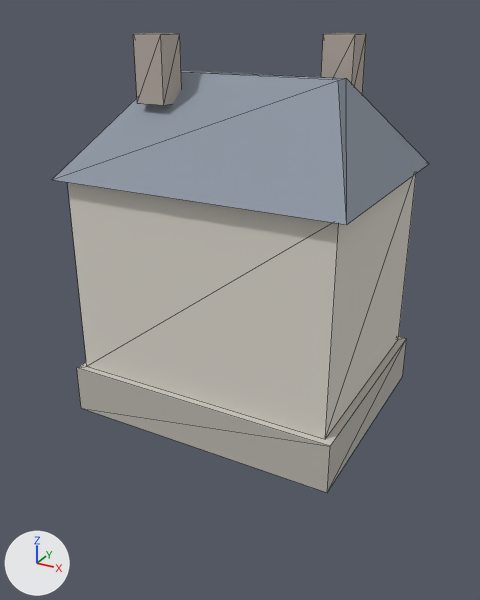
The glTF model godot/assets/models/bldg_north_mansard.glb as it was, and as the next commit left it.
Both versions are drawn from a camera (50 mm lens) standing at (1.22, -2.29, 1.59) and looking at (-0.01, -0.06, 0.47). The axes (+X, +Y, +Z) are drawn at lower left. The lights are the same throughout. The older version comes first. Mesh edges are drawn as thin lines. Vertices at exactly the same position are counted once.
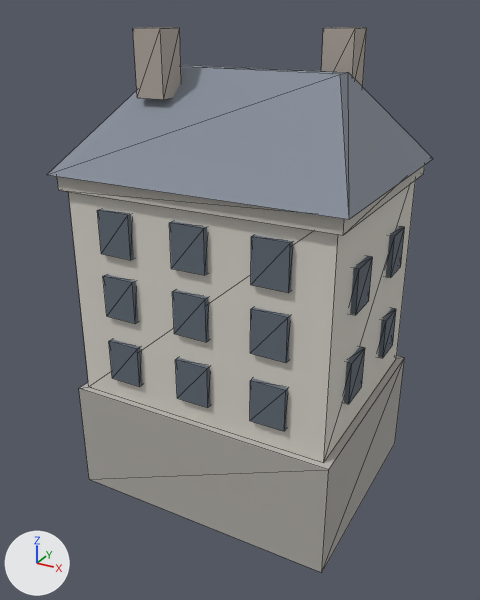
Location of each change, [x1, y1, x2, y2] in pixels of the pictures (480 x 600 px; the box of a moved part takes in the faces that stretch with it):
'Mesh_0', reshaped (19% taller)
    before: [52, 33, 429, 492]
    after: [47, 27, 433, 572]
part 1 of me_mesh_0, moved or reshaped
    before: [77, 336, 407, 492]
    after: [79, 356, 405, 572]
part 2 of me_mesh_0, moved or reshaped
    before: [68, 174, 416, 439]
    after: [69, 181, 415, 462]
part 3 of me_mesh_0, moved or reshaped
    before: [133, 33, 182, 105]
    after: [57, 165, 425, 235]
part 4 of me_mesh_0, moved or reshaped (not visible afterwards)
    before: [321, 33, 366, 94]
part 5 of me_mesh_0, added
    after: [109, 339, 143, 387]
part 6 of me_mesh_0, added
    after: [175, 358, 211, 408]
part 7 of me_mesh_0, added
    after: [250, 378, 288, 431]
part 8 of me_mesh_0, added
    after: [103, 274, 138, 324]
part 9 of me_mesh_0, added
    after: [172, 290, 209, 342]
part 10 of me_mesh_0, added
    after: [250, 307, 290, 363]
part 11 of me_mesh_0, added
    after: [97, 209, 134, 260]
part 12 of me_mesh_0, added
    after: [169, 221, 208, 275]
part 13 of me_mesh_0, added (blue)
    after: [251, 235, 293, 293]
part 14 of me_mesh_0, added
    after: [378, 308, 396, 358]
part 15 of me_mesh_0, added
    after: [344, 346, 365, 404]
part 16 of me_mesh_0, added
    after: [386, 226, 405, 278]
part 17 of me_mesh_0, added
    after: [350, 256, 373, 315]
part 18 of me_mesh_0, moved or reshaped
    before: [52, 70, 429, 225]
    after: [47, 65, 433, 219]
part 19 of me_mesh_0, added
    after: [133, 27, 181, 100]
part 20 of me_mesh_0, added
    after: [321, 27, 367, 87]

The change, as a list of edits to the scene's bpy script:
```text
Change me_mesh_0:
    remove me_mesh_0.from_pydata(...)  # 40 vertices, 50 faces; spans x -0.58..0.58, y -0.48..0.48, z 0.0..1.5
    add me_mesh_0.from_pydata(...)  # 256 vertices, 320 faces; spans x -0.59..0.59, y -0.49..0.49, z -0.38..1.52
    me_mesh_0 part 1: the loose piece of 8 vertices spanning x -0.57..0.57, y -0.47..0.47, z 0.0..0.2 is scaled about its middle by (1, 1, 2.4), then moved by (0.0, 0.0, -0.24)
    me_mesh_0 part 2: the loose piece of 8 vertices spanning x -0.54..0.54, y -0.44..0.44, z 0.2..1.0 is scaled about its middle by (1, 1, 1.15), then moved by (0.0, 0.0, -0.04)
    me_mesh_0 part 3: the loose piece of 8 vertices spanning x -0.36..-0.24, y -0.22..-0.1, z 1.26..1.5 is scaled about its middle by (9.42, 7.75, 0.25), then moved by (0.3, 0.16, -0.39)
    me_mesh_0 part 4: the loose piece of 8 vertices spanning x 0.24..0.36, y 0.1..0.22, z 1.26..1.5 is scaled about its middle by (1.17, 0.25, 0.708), then moved by (-0.62, 0.29, -1.1)
    me_mesh_0 part 5: the loose piece of 8 vertices spanning x -0.36..-0.24, y -0.22..-0.1, z 1.26..1.5 is copied, and the copy is scaled about its middle by (1.17, 0.25, 0.708), then moved by (-0.02, -0.29, -1.1); it spans x -0.39..-0.25, y -0.46..-0.43, z 0.19..0.37
    me_mesh_0 part 6: the loose piece of 8 vertices spanning x -0.57..0.57, y -0.47..0.47, z 0.0..0.2 is copied, and the copy is scaled about its middle by (0.123, 0.0319, 0.85), then moved by (0.0, -0.45, 0.18); it spans x -0.07..0.07, y -0.46..-0.43, z 0.19..0.37
    me_mesh_0 part 7: the loose piece of 8 vertices spanning x -0.57..0.57, y -0.47..0.47, z 0.0..0.2 is copied, and the copy is scaled about its middle by (0.123, 0.0319, 0.85), then moved by (0.32, -0.45, 0.18); it spans x 0.25..0.39, y -0.46..-0.43, z 0.19..0.37
    me_mesh_0 part 8: the loose piece of 8 vertices spanning x -0.36..-0.24, y -0.22..-0.1, z 1.26..1.5 is copied, and the copy is scaled about its middle by (1.17, 0.25, 0.708), then moved by (-0.02, -0.29, -0.82); it spans x -0.39..-0.25, y -0.46..-0.43, z 0.47..0.64
    me_mesh_0 part 9: the loose piece of 8 vertices spanning x -0.54..0.54, y -0.44..0.44, z 0.2..1.0 is copied, and the copy is scaled about its middle by (0.13, 0.0341, 0.212), then moved by (0.0, -0.45, -0.04); it spans x -0.07..0.07, y -0.46..-0.43, z 0.47..0.64
    me_mesh_0 part 10: the loose piece of 8 vertices spanning x -0.57..0.57, y -0.47..0.47, z 0.0..0.2 is copied, and the copy is scaled about its middle by (0.123, 0.0319, 0.85), then moved by (0.32, -0.45, 0.46); it spans x 0.25..0.39, y -0.46..-0.43, z 0.47..0.64
    me_mesh_0 part 11: the loose piece of 8 vertices spanning x -0.36..-0.24, y -0.22..-0.1, z 1.26..1.5 is copied, and the copy is scaled about its middle by (1.17, 0.25, 0.708), then moved by (-0.02, -0.29, -0.56); it spans x -0.39..-0.25, y -0.46..-0.43, z 0.74..0.9
    me_mesh_0 part 12: the loose piece of 8 vertices spanning x -0.54..0.54, y -0.44..0.44, z 0.2..1.0 is copied, and the copy is scaled about its middle by (0.13, 0.0341, 0.212), then moved by (0.0, -0.45, 0.22); it spans x -0.07..0.07, y -0.46..-0.43, z 0.74..0.9
    me_mesh_0 part 13: the loose piece of 8 vertices spanning x -0.54..0.54, y -0.44..0.44, z 0.2..1.0 is copied, and the copy is scaled about its middle by (0.13, 0.0341, 0.212), then moved by (0.32, -0.45, 0.22); it spans x 0.25..0.39, y -0.46..-0.43, z 0.74..0.9
    me_mesh_0 part 14: the loose piece of 8 vertices spanning x -0.57..0.57, y -0.47..0.47, z 0.0..0.2 is copied, and the copy is scaled about its middle by (0.0263, 0.149, 0.85), then moved by (0.54, 0.2, 0.24); it spans x 0.53..0.56, y 0.13..0.27, z 0.25..0.43
    me_mesh_0 part 15: the loose piece of 8 vertices spanning x -0.57..0.57, y -0.47..0.47, z 0.0..0.2 is copied, and the copy is scaled about its middle by (0.0263, 0.149, 0.85), then moved by (0.54, -0.2, 0.24); it spans x 0.53..0.56, y -0.27..-0.13, z 0.25..0.43
    me_mesh_0 part 16: the loose piece of 8 vertices spanning x -0.54..0.54, y -0.44..0.44, z 0.2..1.0 is copied, and the copy is scaled about its middle by (0.0278, 0.159, 0.213), then moved by (0.54, 0.2, 0.1); it spans x 0.53..0.56, y 0.13..0.27, z 0.62..0.79
    me_mesh_0 part 17: the loose piece of 8 vertices spanning x -0.54..0.54, y -0.44..0.44, z 0.2..1.0 is copied, and the copy is scaled about its middle by (0.0278, 0.159, 0.213), then moved by (0.54, -0.2, 0.1); it spans x 0.53..0.56, y -0.27..-0.13, z 0.62..0.79
    me_mesh_0 part 18: the loose piece of 8 vertices spanning x -0.58..0.58, y -0.48..0.48, z 1.0..1.36 is moved by (0.0, 0.0, 0.02)
    me_mesh_0 part 19: 8 vertices added at x -0.36..-0.24, y -0.22..-0.1, z 1.28..1.52
    me_mesh_0 part 20: 8 vertices added at x 0.24..0.36, y 0.1..0.22, z 1.28..1.52
    other edits to the shape of me_mesh_0 do not show in these pictures
```
